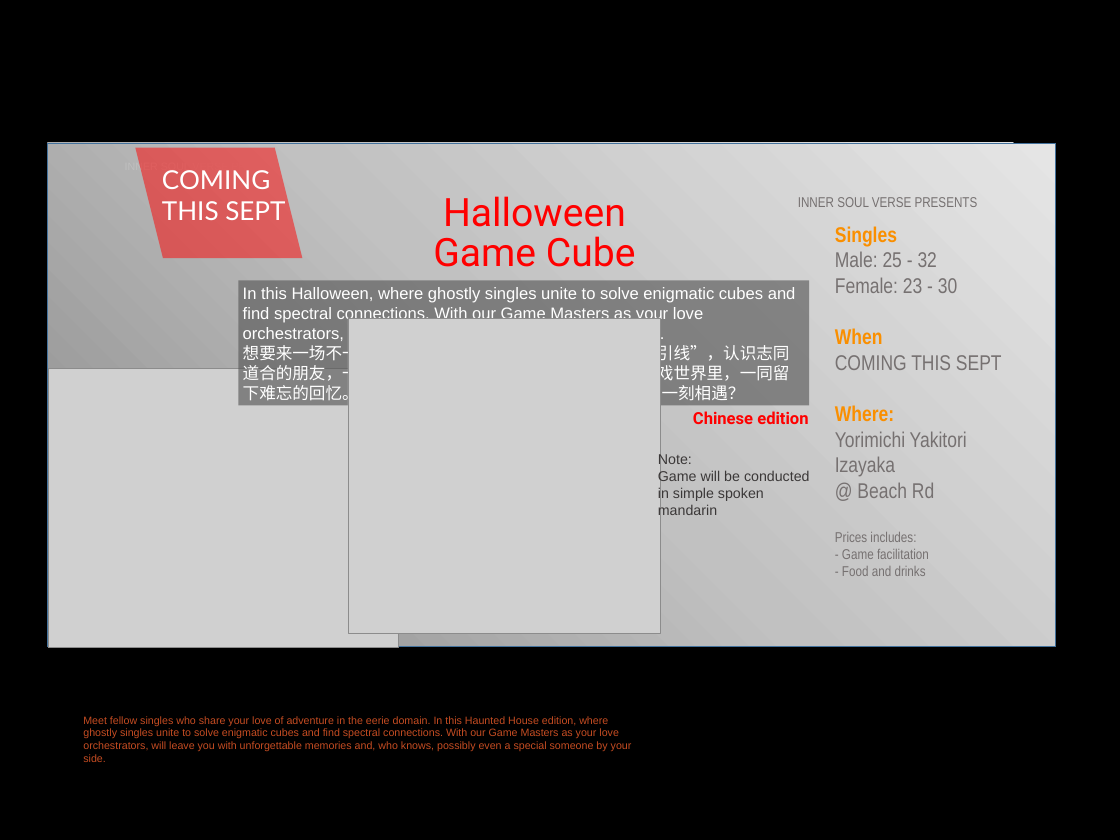
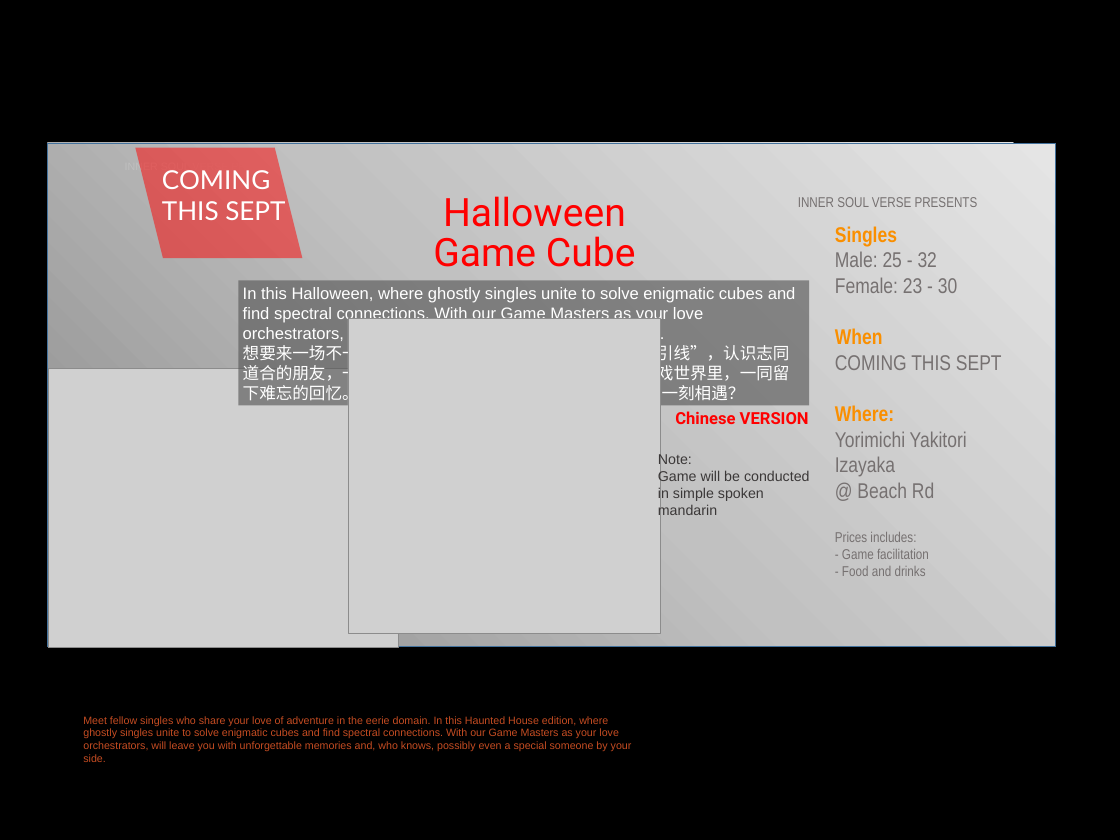
Before and after one commit to Jamaica-G/innersoulverse.github.io, a slide deck: slide 6 of Events/events.pptx. Drawn at 1120x840 pixels with LibreOffice and Linux fonts; fonts in the diff are those of the drawing; grey boxes stand for pictures. Boxes give left, top, right and bottom in pixels: in the first picture for what was removed or moved away, otherwise in the second. Text is boxed around its words. In the diff, an @@ line names an element or a change of style, - is before the commit and + after.

```diff
--- a/Events/events.pptx
+++ b/Events/events.pptx
@@ text at box(675, 411, 809, 424): text changed @@
-Chinese edition
+Chinese VERSION
```
Also in this commit, not shown: 1 other file.
